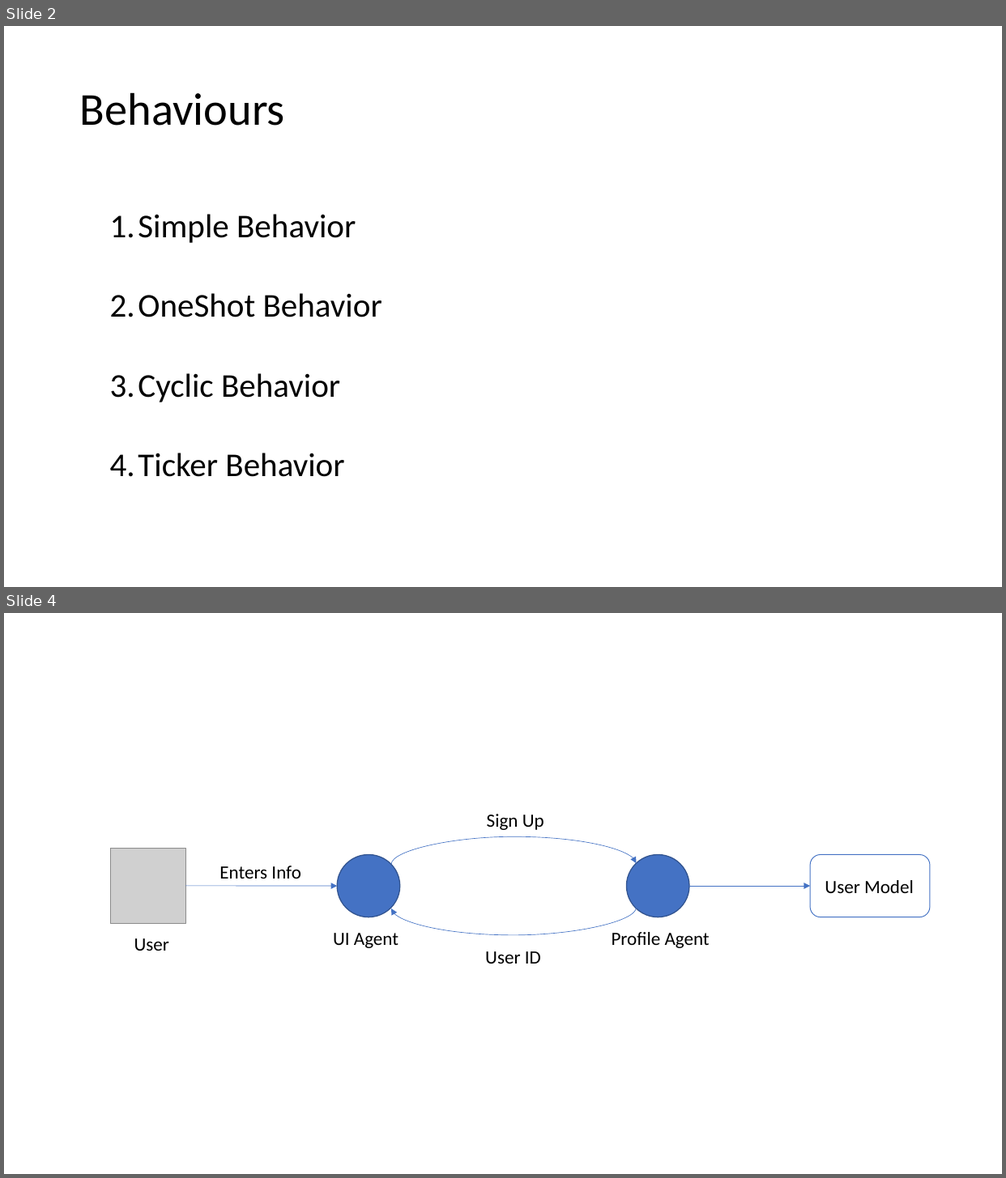
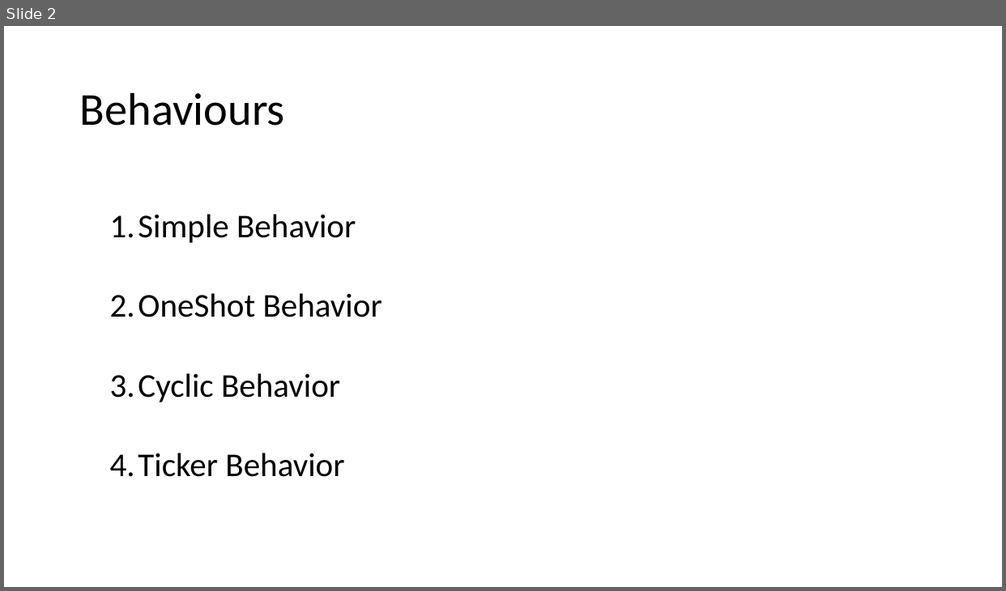
Before and after one commit to moein99/SENG696-Research-MatchMaking, a slide deck: documents/Assignment3_Demo.pptx. Shown one above the other, each under a label of ours: slides 2 and 4 before the commit, slide 2 after it; the slides between them are not shown. The pictures are 1006x1178 and 1006x591 pixels, drawn with LibreOffice and Linux fonts; fonts in the diff are those of the drawing; grey boxes stand for pictures. Boxes give left, top, right and bottom in pixels: in the first picture for what was removed or moved away, otherwise in the second. Text is boxed around its words. In the diff, an @@ line names an element or a change of style, - is before the commit and + after.

```diff
--- a/documents/Assignment3_Demo.pptx
+++ b/documents/Assignment3_Demo.pptx
@@ slide 4 removed at <box>4,613,1002,1174</box>, background #FFFFFF @@
@@ text removed at <box>487,814,544,830</box> @@
-Sign Up
@@ picture removed at <box>111,849,186,924</box> @@
@@ ellipse removed at <box>337,855,400,918</box> @@
@@ curved arrow removed from (391, 865) to (637, 864) @@
@@ ellipse removed at <box>627,855,690,918</box> @@
@@ rounded rectangle removed at <box>810,855,930,918</box> @@
@@ text removed at <box>219,866,301,879</box> @@
-Enters Info
@@ arrow removed from (186, 886) to (337, 886) @@
@@ arrow removed from (690, 886) to (810, 886) @@
@@ text removed at <box>825,880,914,893</box> @@
-User Model
@@ curved arrow removed from (637, 908) to (391, 909) @@
@@ text removed at <box>134,939,169,951</box> @@
-User
@@ text removed at <box>333,933,398,948</box> @@
-UI Agent
@@ text removed at <box>485,952,541,964</box> @@
-User ID
@@ text removed at <box>612,932,710,948</box> @@
-Profile Agent
```
Also in this commit, not shown: 4 other slides removed, 1 other file.
